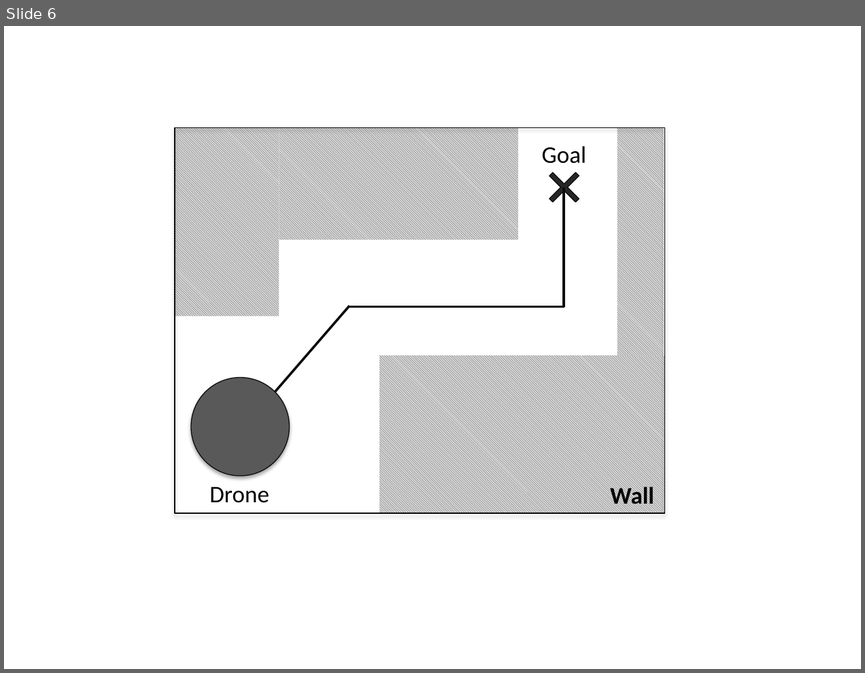
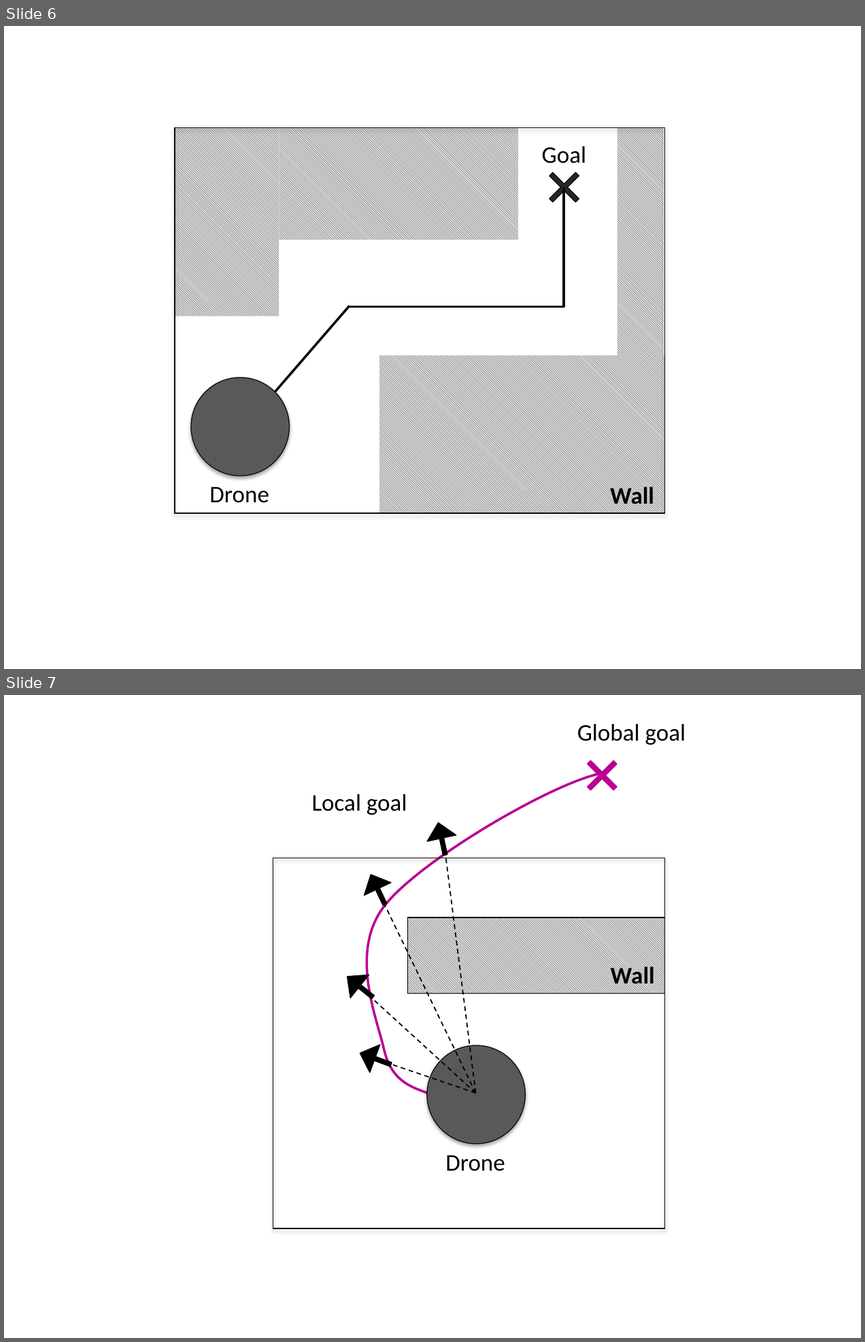
Before and after one commit to lachyd/final_report, a slide deck: imgs/created_images.pptx. Shown one above the other, each under a label of ours: slide 6 before the commit, slides 6 and 7 after it. The pictures are 865x673 and 865x1342 pixels, drawn with LibreOffice and Linux fonts; fonts in the diff are those of the drawing. Boxes give left, top, right and bottom in pixels: in the first picture for what was removed or moved away, otherwise in the second. Text is boxed around its words. In the diff, an @@ line names an element or a change of style, - is before the commit and + after.

Commit message:
Updated navigation section with more discussion on selection of goal cost function params

```diff
--- a/imgs/created_images.pptx
+++ b/imgs/created_images.pptx
@@ slide 7 added at (4, 695, 861, 1338), background #FFFFFF @@
@@ group added at (273, 724, 686, 1228): 4 texts, 4 lines, 4 up arrows, 2 rectangles, 1 freeform shape, 1 ellipse, 1 cross @@
+Wall
+Drone
+Global goal
+Local goal
```
Also in this commit, not shown: 3 other slides added, 16 other files.
